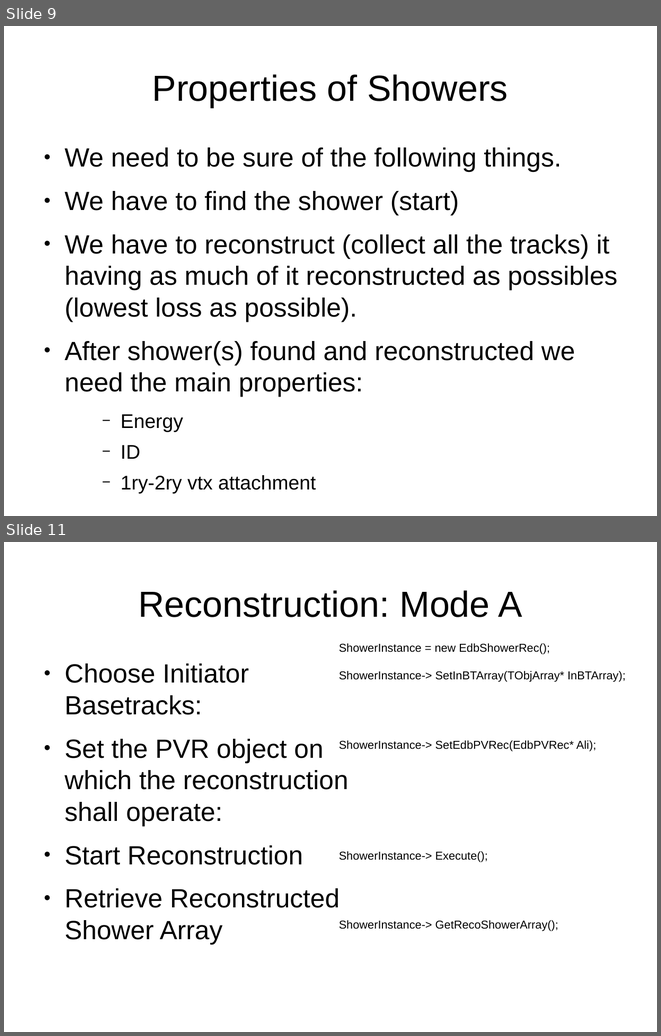
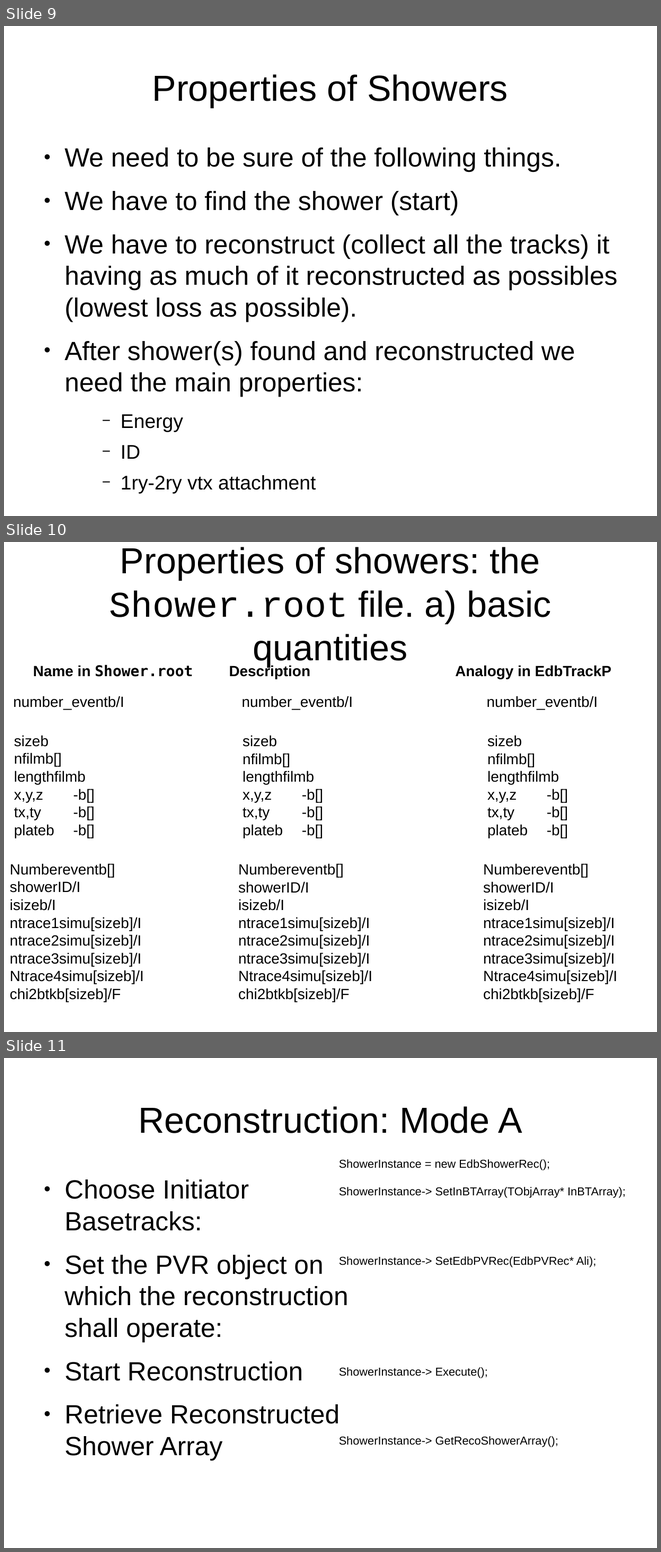
Before and after one commit to antonioiuliano2/fedra, a slide deck: src/libShower/libShowerMANUAL.odp. Shown one above the other, each under a label of ours: slides 9 and 11 before the commit, slides 9, 10 and 11 after it; the slides between them are not shown. The pictures are 661x1036 and 661x1552 pixels, drawn with LibreOffice and Linux fonts; fonts in the diff are those of the drawing. Boxes give left, top, right and bottom in pixels: in the first picture for what was removed or moved away, otherwise in the second. Text is boxed around its words. In the diff, an @@ line names an element or a change of style, - is before the commit and + after.

```diff
--- a/src/libShower/libShowerMANUAL.odp
+++ b/src/libShower/libShowerMANUAL.odp
@@ slide 10 added at box(4, 542, 657, 1032), background #FFFFFF @@
@@ title added at box(109, 547, 551, 667), 44 pt, text #000000 @@
+Properties of showers: the Shower.root file. a) basic quantities
@@ text added at box(33, 664, 193, 677), 18 pt, text #000000, bold @@
+Name in Shower.root
@@ text added at box(229, 664, 311, 679), 18 pt, text #000000, bold @@
+Description
@@ text added at box(455, 665, 611, 679), 18 pt, text #000000, bold @@
+Analogy in EdbTrackP
@@ text added at box(13, 696, 124, 710), 18 pt, text #000000 @@
+number_eventb/I
@@ text added at box(242, 696, 353, 710), 18 pt, text #000000 @@
+number_eventb/I
@@ text added at box(487, 696, 598, 710), 18 pt, text #000000 @@
+number_eventb/I
@@ text added at box(14, 735, 95, 838), 18 pt, text #000000 @@
+sizeb
+nfilmb[]
+lengthfilmb
+x,y,z -b[]
+tx,ty -b[]
+plateb -b[]
@@ text added at box(242, 735, 323, 838), 18 pt, text #000000 @@
+sizeb
+nfilmb[]
+lengthfilmb
+x,y,z -b[]
+tx,ty -b[]
+plateb -b[]
@@ text added at box(487, 735, 568, 838), 18 pt, text #000000 @@
+sizeb
+nfilmb[]
+lengthfilmb
+x,y,z -b[]
+tx,ty -b[]
+plateb -b[]
@@ text added at box(10, 863, 144, 1002), 18 pt, text #000000 @@
+Numbereventb[]
+showerID/I
+isizeb/I
+ntrace1simu[sizeb]/I
+ntrace2simu[sizeb]/I
+ntrace3simu[sizeb]/I
+Ntrace4simu[sizeb]/I
+chi2btkb[sizeb]/F
@@ text added at box(238, 863, 372, 1002), 18 pt, text #000000 @@
+Numbereventb[]
+showerID/I
+isizeb/I
+ntrace1simu[sizeb]/I
+ntrace2simu[sizeb]/I
+ntrace3simu[sizeb]/I
+Ntrace4simu[sizeb]/I
+chi2btkb[sizeb]/F
@@ text added at box(483, 863, 617, 1002), 18 pt, text #000000 @@
+Numbereventb[]
+showerID/I
+isizeb/I
+ntrace1simu[sizeb]/I
+ntrace2simu[sizeb]/I
+ntrace3simu[sizeb]/I
+Ntrace4simu[sizeb]/I
+chi2btkb[sizeb]/F
```
Also in this commit, not shown: 1 slide removed, 2 other files.
